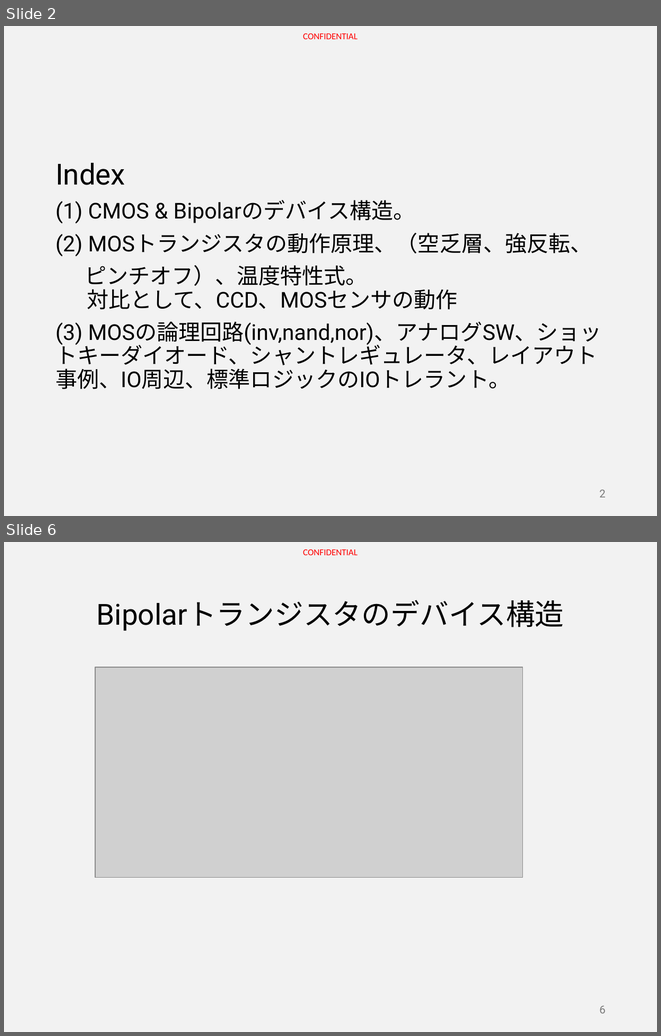
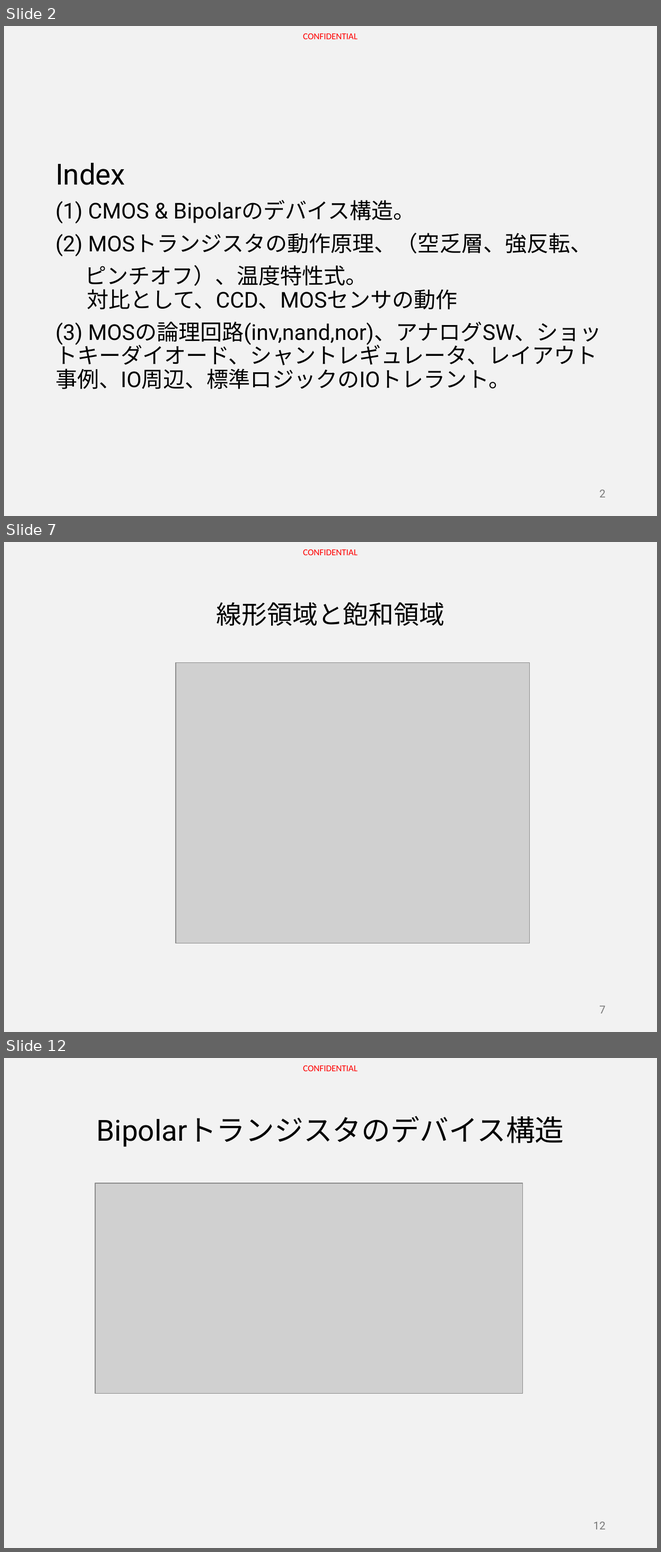
Before and after one commit to HiroyaIto/sansen, a slide deck: MOS-TrとICの基本&Tips Part1.pptx. Shown one above the other, each under a label of ours: slides 2 and 6 before the commit, slides 2, 7 and 12 after it; the slides between them are not shown. The pictures are 661x1036 and 661x1552 pixels, drawn with LibreOffice and Linux fonts; fonts in the diff are those of the drawing; grey boxes stand for pictures. Boxes give left, top, right and bottom in pixels: in the first picture for what was removed or moved away, otherwise in the second. Text is boxed around its words. In the diff, an @@ line names an element or a change of style, - is before the commit and + after.

```diff
--- a/MOS-TrとICの基本&Tips Part1.pptx
+++ b/MOS-TrとICの基本&Tips Part1.pptx
@@ slide 7 added at (x1=4, y1=542, x2=657, y2=1032), background #F2F2F2; not listed: 1 template element that a slide beside it also shows @@
@@ title added at (x1=217, y1=602, x2=445, y2=626), 28 pt, text #000000 @@
+線形領域と飽和領域
@@ picture added at (x1=176, y1=663, x2=530, y2=943) @@
@@ page number added at (x1=599, y1=1005, x2=606, y2=1013), 12 pt, text #797979 @@
+7
@@ what was slide 6 is now slide 12 @@
@@ page number at (x1=593, y1=1521, x2=606, y2=1529): text changed @@
-6
+12
```
Also in this commit, not shown: 2 slides changed, 8 other slides added, 1 slide removed.
